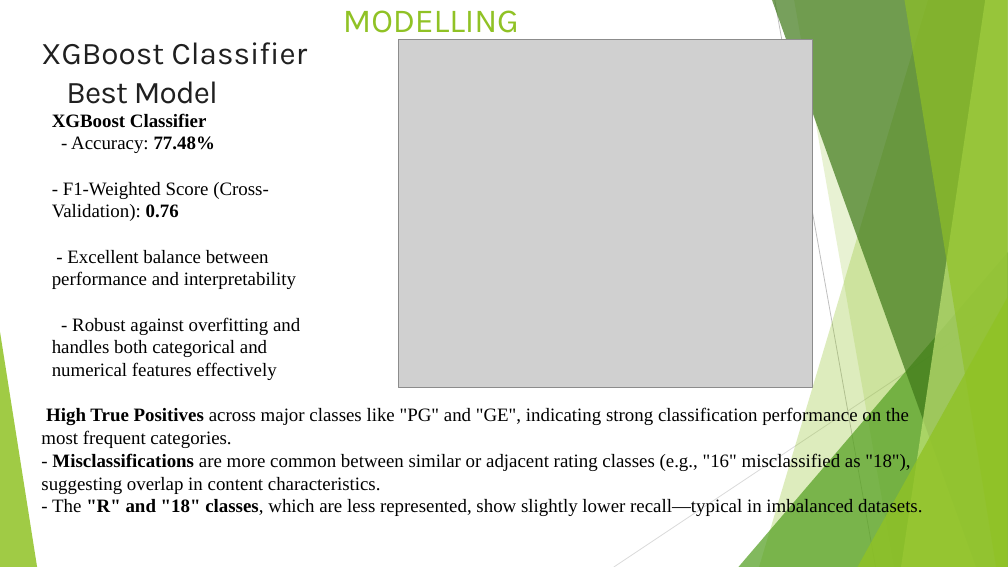
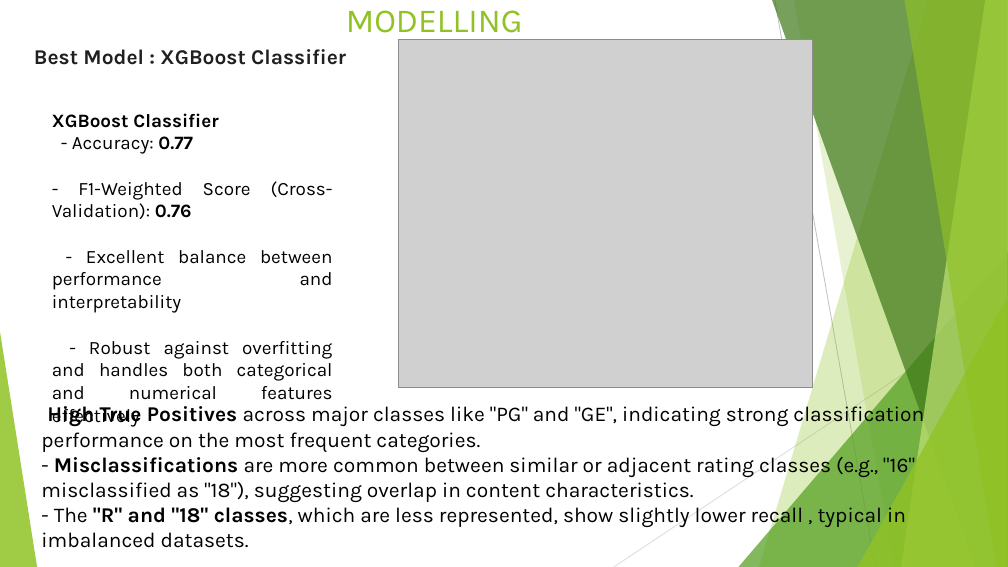
Before and after one commit to cminyade/Data_Alchemists, a slide deck: slide 8 of audiovisual_presentation.pptx (slide 7 before the commit). Drawn at 1008x567 pixels with LibreOffice and Linux fonts; fonts in the diff are those of the drawing; grey boxes stand for pictures. Boxes give left, top, right and bottom in pixels: in the first picture for what was removed or moved away, otherwise in the second. Text is boxed around its words. In the diff, an @@ line names an element or a change of style, - is before the commit and + after.

```diff
--- a/audiovisual_presentation.pptx
+++ b/audiovisual_presentation.pptx
@@ title "MODELLING" at (x1=346, y1=10, x2=523, y2=41): letter spacing -0.1 to 0 pt; less space between paragraphs @@
@@ text at (x1=34, y1=49, x2=346, y2=65): text changed; size 30 to 20 pt; bold on @@
-XGBoost Classifier
-Best Model
+Best Model : XGBoost Classifier
@@ text at (x1=52, y1=113, x2=333, y2=400): font Times New Roman to Karla; alignment left to justified @@
@@ text at (x1=72, y1=136, x2=193, y2=154): text changed; font Times New Roman to Karla @@
-- Accuracy: 77.48%
+- Accuracy: 0.77
@@ text at (x1=41, y1=402, x2=924, y2=502): size 18 to 20 pt, font Times New Roman to Karla in "High True Positives across major classes like ...", "- Misclassifications are more common between similar ..." @@
@@ text at (x1=41, y1=503, x2=906, y2=548): text changed; size 18 to 20 pt; font Times New Roman to Karla @@
-- The "R" and "18" classes, which are less represented, show slightly lower recall—typical in imbalanced datasets.
+- The "R" and "18" classes, which are less represented, show slightly lower recall , typical in imbalanced datasets.
```
Also in this commit, not shown: 8 other slides changed, 8 slides added, 4 slides removed, 2 other files.
